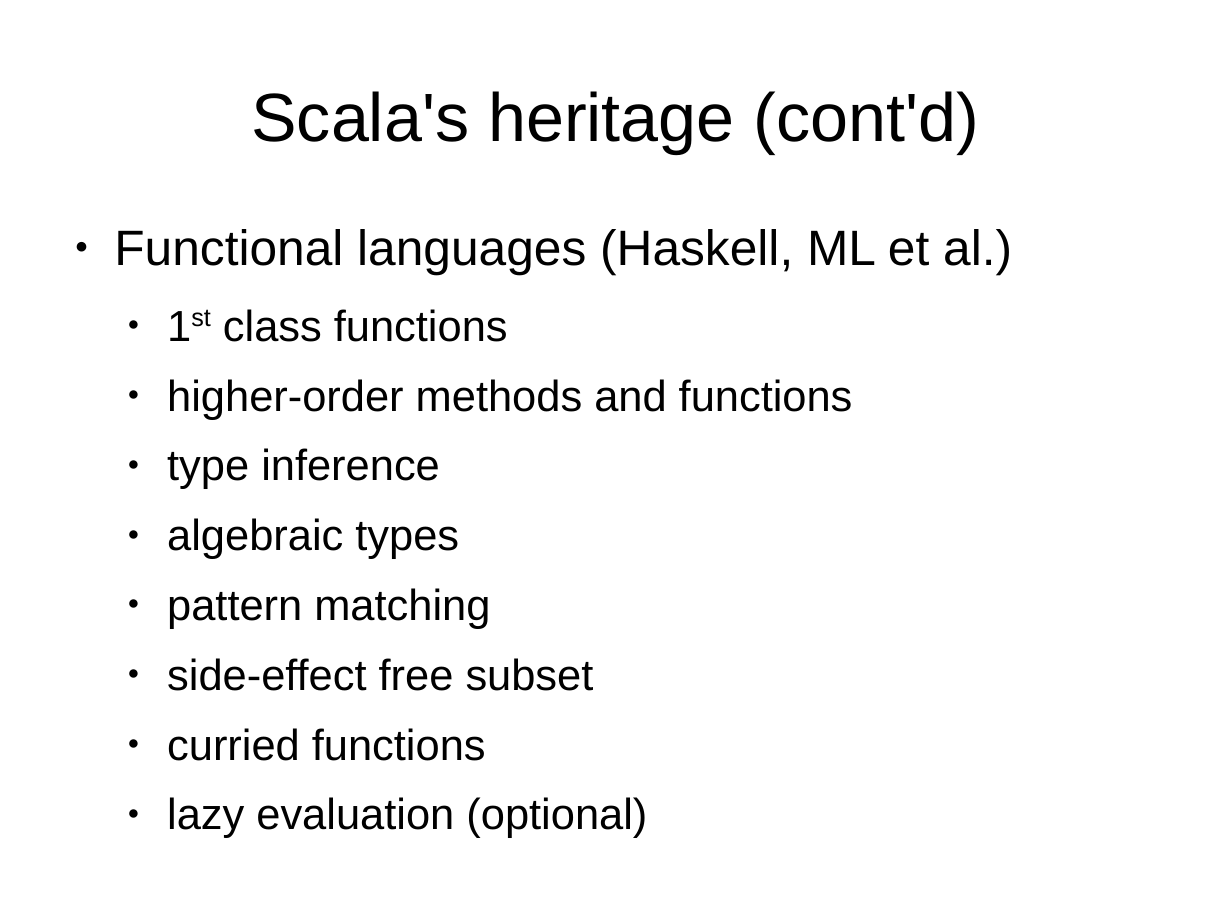
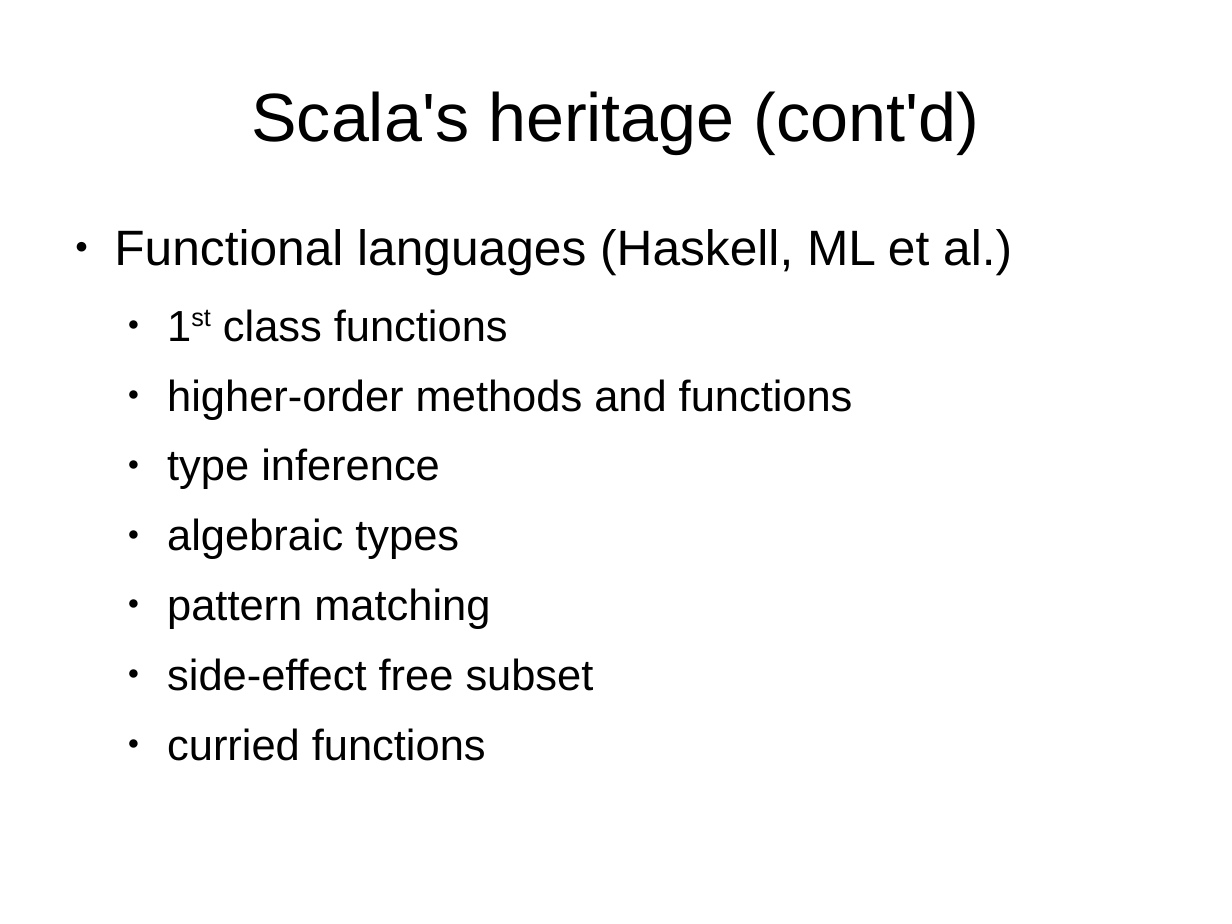
Before and after one commit to kaesler/ScalaTalk, a slide deck: slide 13 of my_slides/ScalaTalk.odp. Drawn at 1232x924 pixels with LibreOffice and Linux fonts; fonts in the diff are those of the drawing; background and template pictures are left out. Boxes give left, top, right and bottom in pixels: in the first picture for what was removed or moved away, otherwise in the second. Text is boxed around its words. In the diff, an @@ line names an element or a change of style, - is before the commit and + after.

```diff
--- a/my_slides/ScalaTalk.odp
+++ b/my_slides/ScalaTalk.odp
@@ text at <box>167,797,647,838</box>: paragraph removed @@
-  ● lazy evaluation (optional)
```
Also in this commit, not shown: 1 other slide changed, 3 other files.
